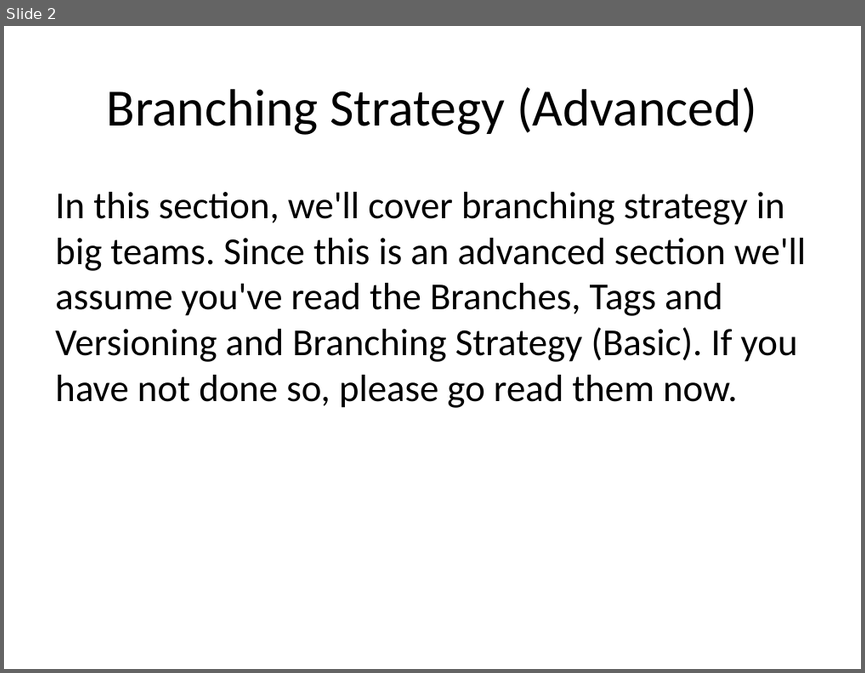
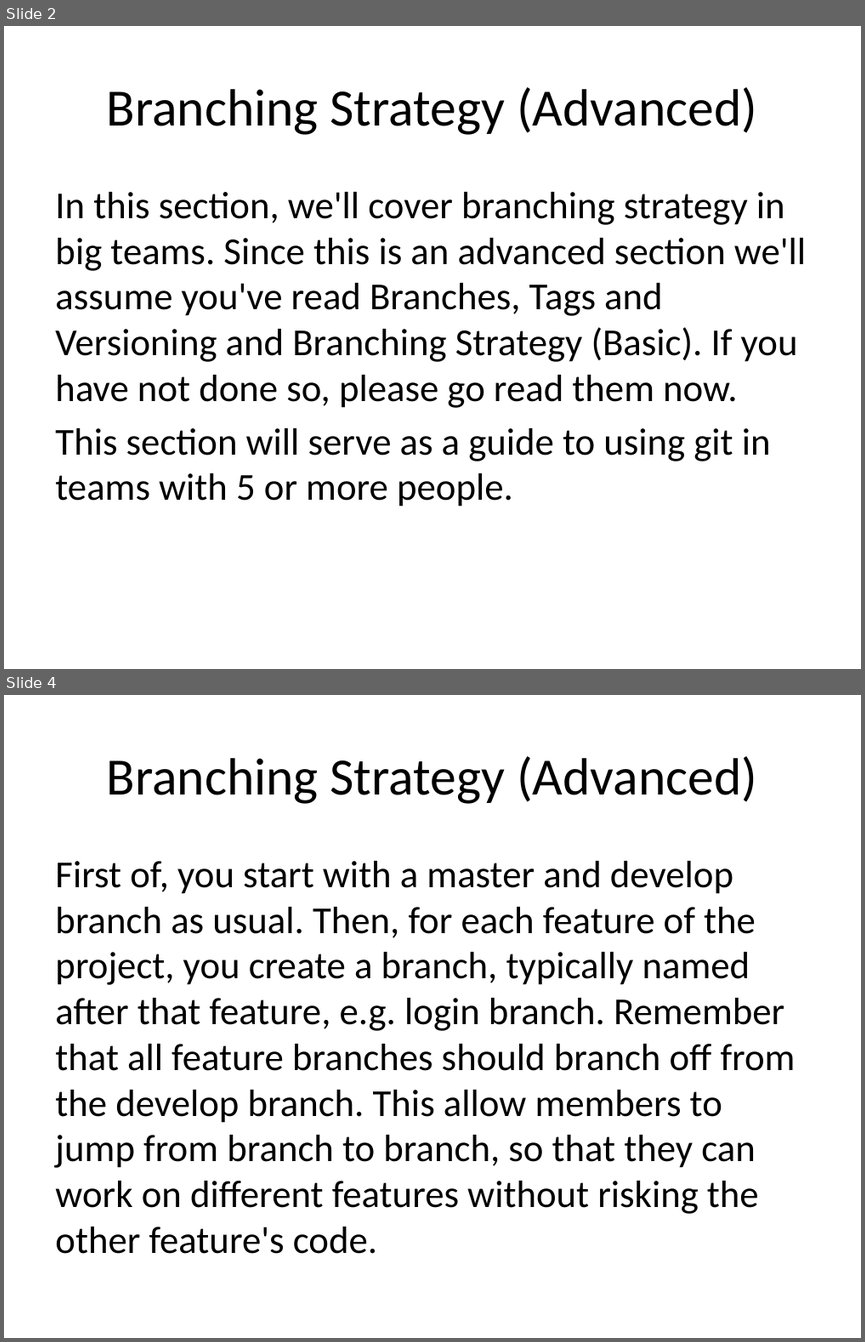
Before and after one commit to JaceTan/programming-notes, a slide deck: Branching Strategy (Advanced).pptx. Shown one above the other, each under a label of ours: slide 2 before the commit, slides 2 and 4 after it; the slides between them are not shown. The pictures are 865x673 and 865x1342 pixels, drawn with LibreOffice and Linux fonts; fonts in the diff are those of the drawing. Boxes give left, top, right and bottom in pixels: in the first picture for what was removed or moved away, otherwise in the second. Text is boxed around its words. In the diff, an @@ line names an element or a change of style, - is before the commit and + after.

Commit message:
finished branching strategy (advanced)

```diff
--- a/Branching Strategy (Advanced).pptx
+++ b/Branching Strategy (Advanced).pptx
@@ slide 4 added at <box>4,695,861,1338</box>, background #FFFFFF @@
@@ title added at <box>107,756,757,804</box>, 44 pt, text #000000 @@
+Branching Strategy (Advanced)
@@ text added at <box>55,861,795,1253</box>, 32 pt, text #000000 @@
+First of, you start with a master and develop branch as usual. Then, for each feature of the project, you create a branch, typically named after that feature, e.g. login branch. Remember that all feature branches should branch off from the develop branch. This allow members to jump from branch to branch, so that they can work on different features without risking the other feature's code.
@@ slide 2 changed as well @@
@@ text at <box>55,192,806,506</box>: text changed @@
-In this section, we'll cover branching strategy in big teams. Since this is an advanced section we'll assume you've read the Branches, Tags and Versioning and Branching Strategy (Basic). If you have not done so, please go read them now.
+In this section, we'll cover branching strategy in big teams. Since this is an advanced section we'll assume you've read Branches, Tags and Versioning and Branching Strategy (Basic). If you have not done so, please go read them now.
+This section will serve as a guide to using git in teams with 5 or more people.
```
Also in this commit, not shown: 1 other slide changed, 5 other slides added, 4 slides removed.
